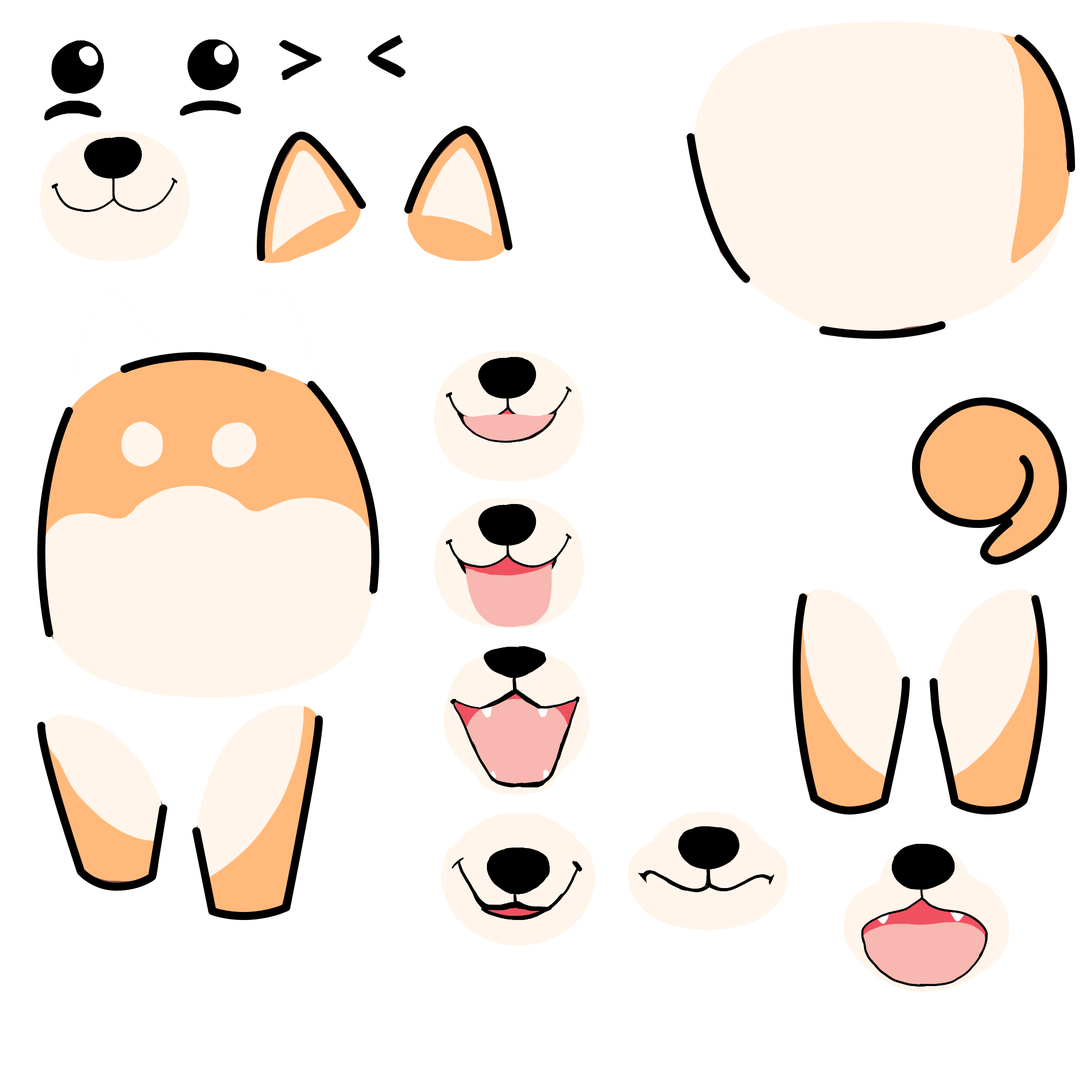
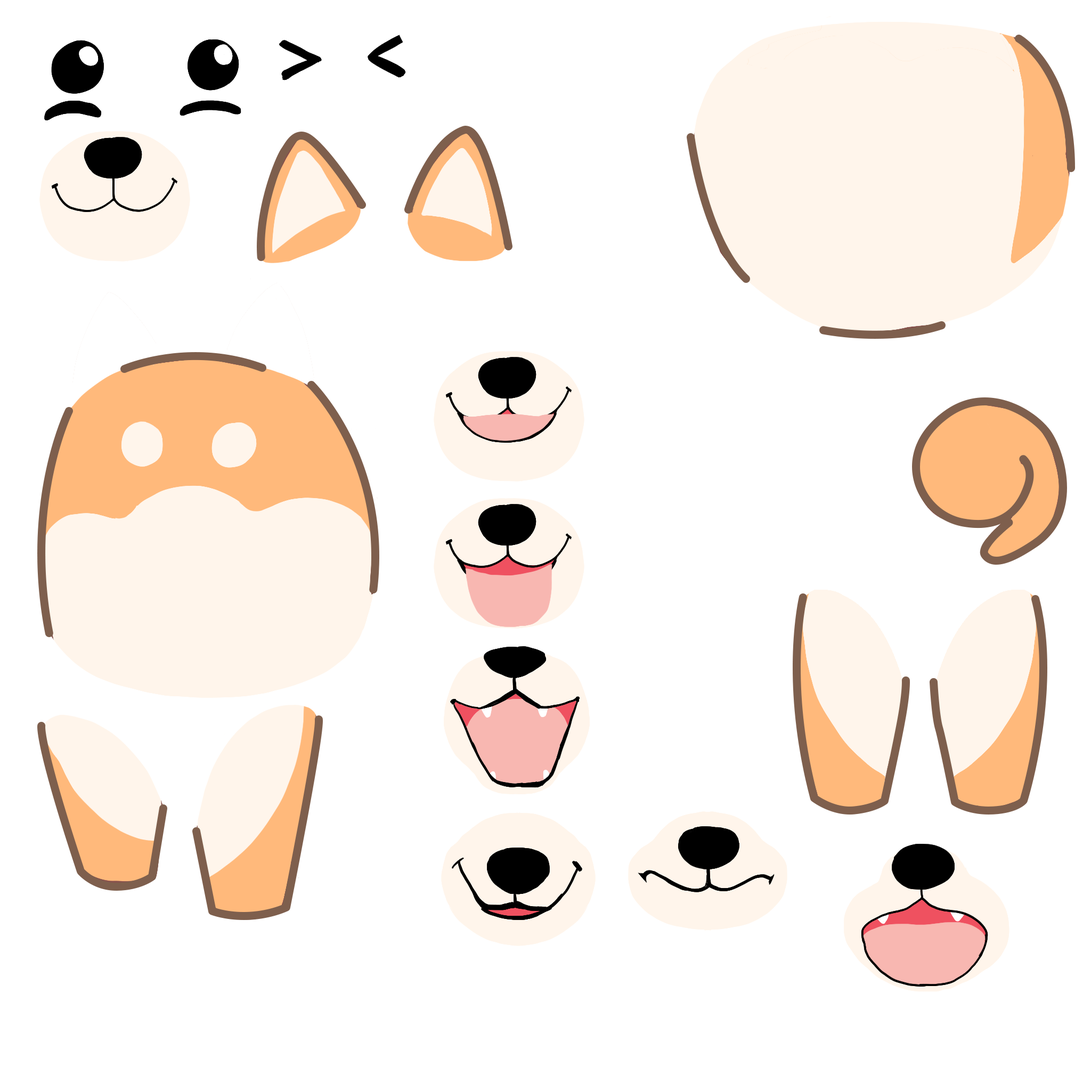
Layer changes from the first 1091x1091 image to the second:
painted on "Shape 13" over [1015, 34, 1076, 173]
painted on "Shape 12" over [819, 321, 947, 339]
painted on "Shape 11" over [686, 133, 751, 284]
painted on "Shape 10" over [404, 125, 513, 251]
painted on "Shape 9" over [256, 131, 367, 262]
painted on "Shape 8" over [912, 397, 1068, 565]
painted on "Shape 7" over [930, 595, 1048, 815]
painted on "Shape 6" over [793, 593, 911, 815]
painted on "Shape 5" over [192, 715, 323, 921]
painted on "Shape 4" over [37, 722, 168, 892]
painted on "Shape 3" over [37, 407, 74, 638]
painted on "Shape 2" over [307, 381, 380, 594]
painted on "Shape 1" over [120, 352, 267, 374]
